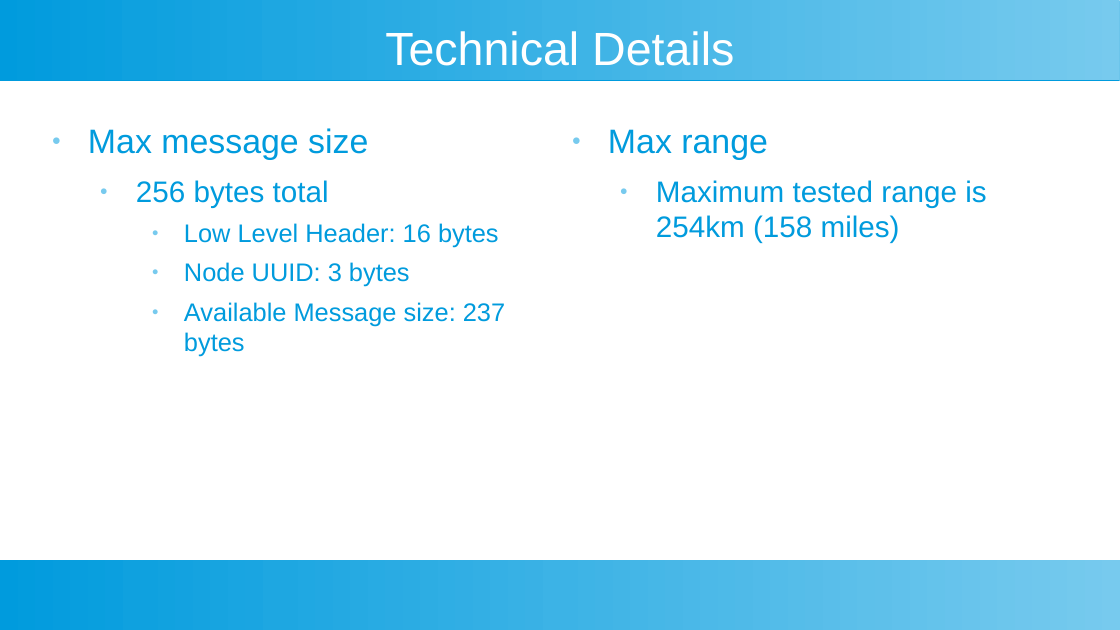
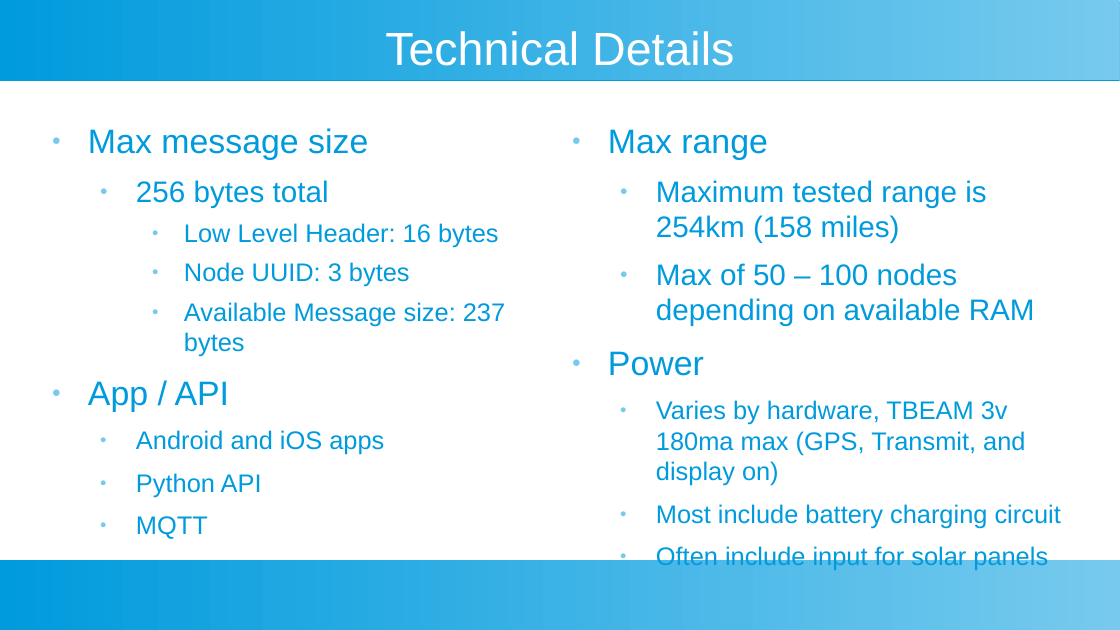
Before and after one commit to slapplebags/meshtastic-presentation, a slide deck: slide 8 of meshtestic presentation.odp (slide 9 before the commit). Drawn at 1120x630 pixels with LibreOffice and Linux fonts; fonts in the diff are those of the drawing. Boxes give left, top, right and bottom in pixels: in the first picture for what was removed or moved away, otherwise in the second. Text is boxed around its words. In the diff, an @@ line names an element or a change of style, - is before the commit and + after.

```diff
--- a/meshtestic presentation.odp
+++ b/meshtestic presentation.odp
@@ text at box(608, 263, 1061, 570): paragraphs added @@
+  ● Max of 50 – 100 nodes depending on available RAM
+● Power
+  ● Varies by hardware, TBEAM 3v 180ma max (GPS, Transmit, and display on)
+  ● Most include battery charging circuit
+  ● Often include input for solar panels
@@ text at box(88, 381, 384, 497): paragraphs added @@
+● App / API
+  ● Android and iOS apps
+  ● Python API
+  ● MQTT
```
Also in this commit, not shown: 4 other slides changed, 5 slides added, 1 slide removed.
